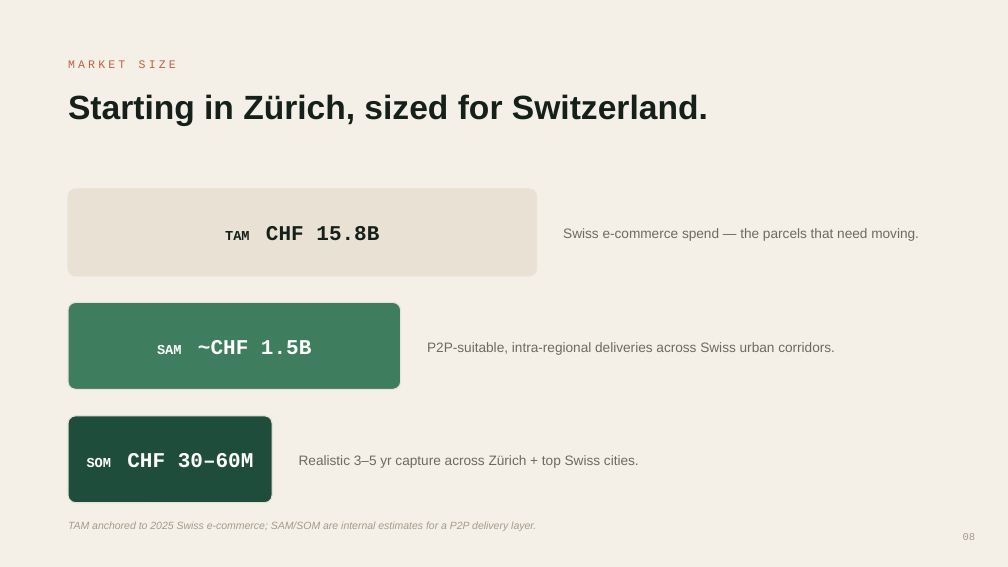
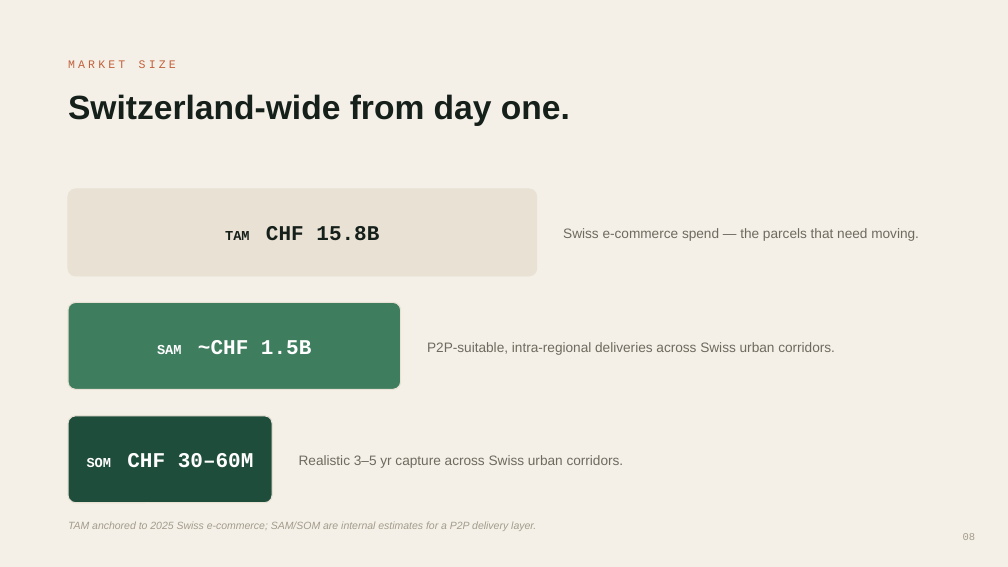
Before and after one commit to nilsweiler-ship-it/Peerdeliver, a slide deck: slide 8 of Shlep_Investor_Deck.pptx. Drawn at 1008x567 pixels with LibreOffice and Linux fonts; fonts in the diff are those of the drawing. Boxes give left, top, right and bottom in pixels: in the first picture for what was removed or moved away, otherwise in the second. Text is boxed around its words. In the diff, an @@ line names an element or a change of style, - is before the commit and + after.

Commit message:
docs: Switzerland-wide launch in investor deck + validation protocol; 9%/min-fee unit economics in deck; add TASKS.md with entity-details task

```diff
--- a/Shlep_Investor_Deck.pptx
+++ b/Shlep_Investor_Deck.pptx
@@ text at [68,94,570,126]: text changed @@
-Starting in Zürich, sized for Switzerland.
+Switzerland-wide from day one.
@@ text at [299,455,624,468]: text changed @@
-Realistic 3–5 yr capture across Zürich + top Swiss cities.
+Realistic 3–5 yr capture across Swiss urban corridors.
```
Also in this commit, not shown: 5 other slides changed, 2 other files.
